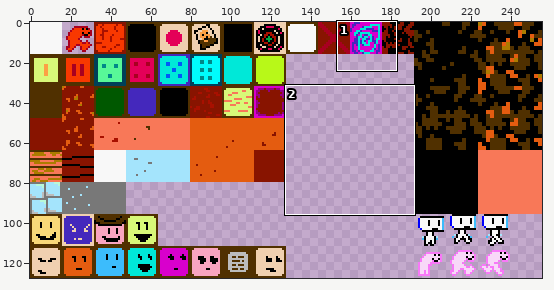
Edited in one commit: sprite sheet (data/art/sprites.png). Above: a wide view before the commit, with the close-up outlined.
Close-up. Old version:
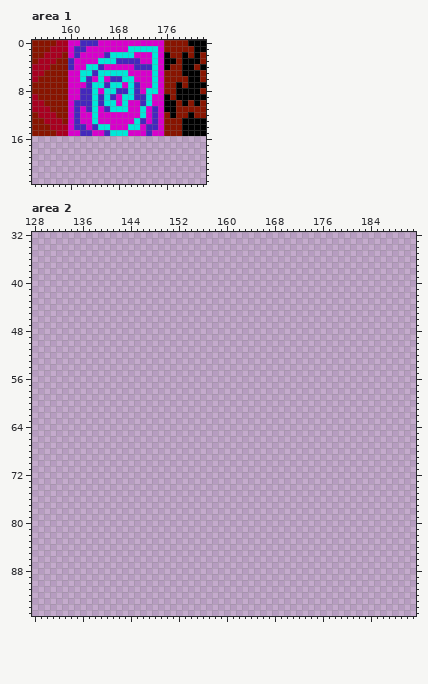
The file is 256x128 pixels. Shown: area 1: x 154..182, y 0..23; area 2: x 128..191, y 32..95.
After:
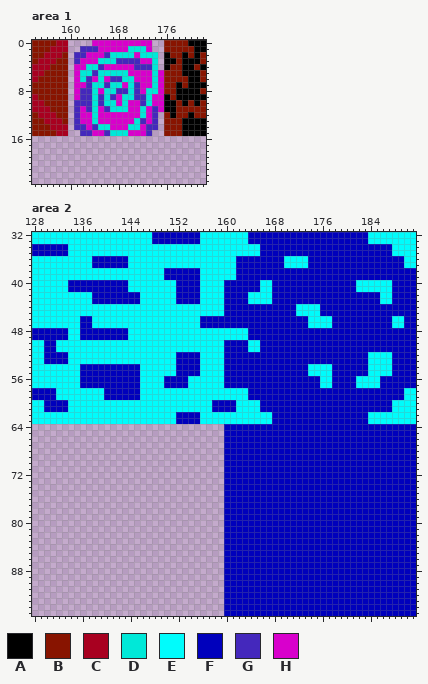
Palette (. is transparent): A #000000  B #881400  C #a80020  D #00e8d8  E #00fcfc  F #0000bc  G #4428bc  H #d800cc
Message: Added more art and fixed certain tiles not being walls
Change:
Area 1:
Colour D replaces colour H in row 2 at x 172 to 173.
Colour G replaces colour H in row 1 at x 163 to 164; in row 2 at x 162; in row 3 at x 161.
Colour H replaces colour D in row 1 at x 173.
Colour H replaces colour G in row 0 at x 164.
Colour D is removed in row 1 at x 174.
Colour G is removed in row 0 at x 162 to 163; in row 1 at x 161; in rows 3 to 4 at x 160.
Colour H is removed in row 0 at x 160 to 161 and 174 to 175; in rows 1 to 2 at x 160 and 175; in rows 3 to 4 at x 175; in rows 5 to 11 at x 160; in rows 12 to 14 at x 160 and 175; in row 15 at x 160 to 161 and 174 to 175.
Area 2:
Colour E is added in rows 32 to 33 at x 128 to 147, 156 to 163 and 184 to 191; in rows 34 to 35 at x 134 to 165 and 188 to 191; in rows 36 to 37 at x 128 to 137, 144 to 161, 170 to 173 and 190 to 191; in rows 38 to 39 at x 128 to 149 and 156 to 161; in rows 40 to 41 at x 128 to 133, 144 to 151, 156 to 159, 166 to 167 and 182 to 187; in rows 42 to 43 at x 128 to 137, 146 to 151, 156 to 159, 164 to 167 and 186 to 187.
Colour E is added in rows 44 to 45 at x 128 to 159 and 172 to 175; in rows 46 to 47 at x 128 to 135, 138 to 155, 174 to 177 and 188 to 189; in rows 48 to 49 at x 134 to 135 and 144 to 163; in rows 50 to 51 at x 128 to 129, 132 to 159 and 164 to 165; in rows 52 to 53 at x 128 to 129, 134 to 151, 156 to 159 and 184 to 187; in rows 54 to 55 at x 128 to 135, 146 to 151, 156 to 159, 174 to 177 and 184 to 187.
Colour E is added in rows 56 to 57 at x 128 to 135, 146 to 149, 154 to 159, 176 to 177 and 182 to 185; in rows 58 to 59 at x 132 to 139, 146 to 163 and 190 to 191; in rows 60 to 61 at x 128 to 129, 134 to 157, 162 to 165 and 188 to 191; in rows 62 to 63 at x 128 to 151, 156 to 167 and 184 to 191.
Colour F is added in rows 32 to 33 at x 148 to 155 and 164 to 183; in rows 34 to 35 at x 128 to 133 and 166 to 187; in rows 36 to 37 at x 138 to 143, 162 to 169 and 174 to 189; in rows 38 to 39 at x 150 to 155 and 162 to 191; in rows 40 to 41 at x 134 to 143, 152 to 155, 160 to 165, 168 to 181 and 188 to 191; in rows 42 to 43 at x 138 to 145, 152 to 155, 160 to 163, 168 to 185 and 188 to 191.
Colour F is added in rows 44 to 45 at x 160 to 171 and 176 to 191; in rows 46 to 47 at x 136 to 137, 156 to 173, 178 to 187 and 190 to 191; in rows 48 to 49 at x 128 to 133, 136 to 143 and 164 to 191; in rows 50 to 51 at x 130 to 131, 160 to 163 and 166 to 191; in rows 52 to 53 at x 130 to 133, 152 to 155, 160 to 183 and 188 to 191; in rows 54 to 55 at x 136 to 145, 152 to 155, 160 to 173, 178 to 183 and 188 to 191.
Colour F is added in rows 56 to 57 at x 136 to 145, 150 to 153, 160 to 175, 178 to 181 and 186 to 191; in rows 58 to 59 at x 128 to 131, 140 to 145 and 164 to 189; in rows 60 to 61 at x 130 to 133, 158 to 161 and 166 to 187; in rows 62 to 63 at x 152 to 155 and 168 to 183; in rows 64 to 95 at x 160 to 191.
Pixel boxes of the changes (left, top, right, bottom) in both close-ups:
changed: (68, 40, 98, 136)
changed: (140, 40, 164, 70)
erased: (152, 112, 164, 136)
added: (32, 232, 416, 616)
